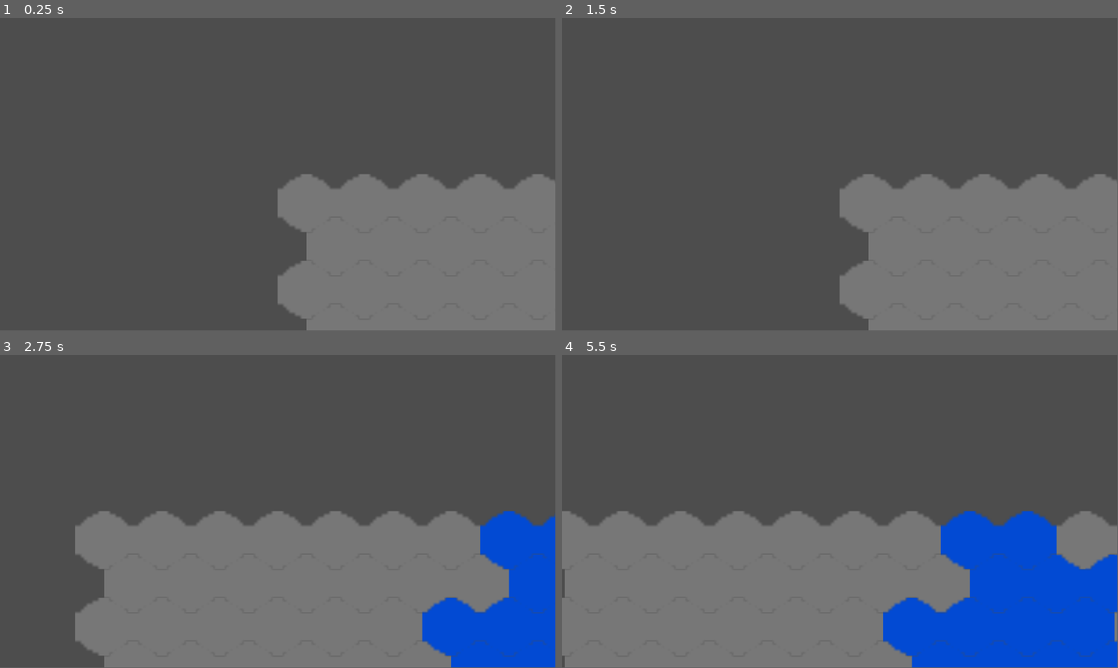
Above: before the commit, frames 1-4 (two rows, left to right).
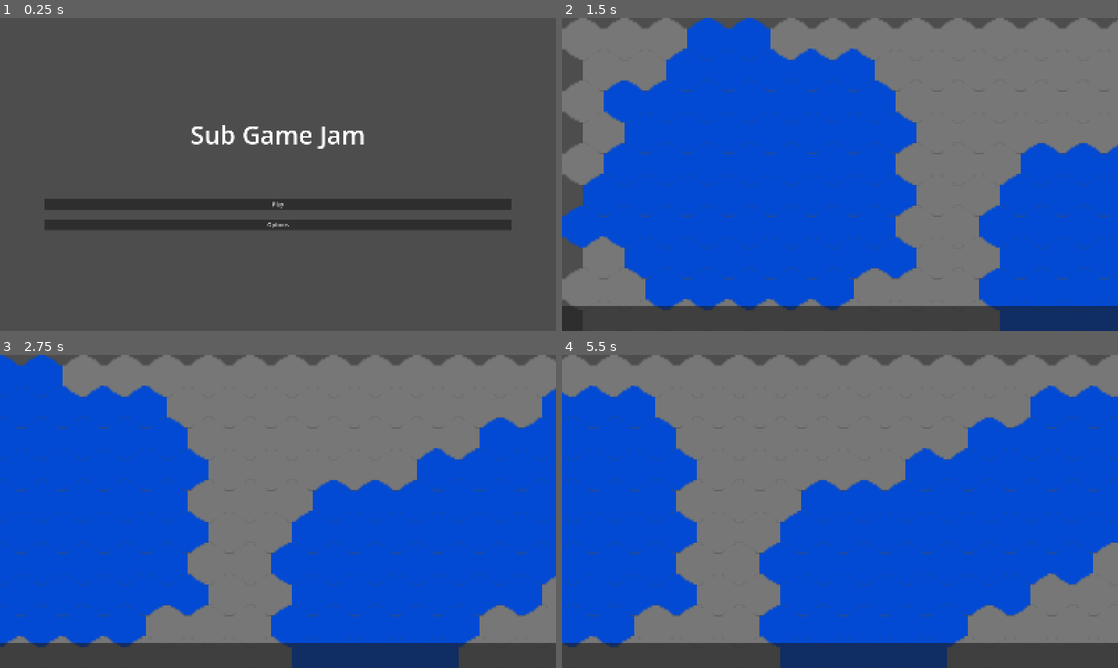
Above: after the commit, the same moments.

Repository: petervanderhook/subjam
Game: Godot game, scene res://scenes/scene_root.tscn
Two runs of this game, one before a commit and one after it. Both use one fixed random seed, a clock stepped at 60 frames per second and the inputs below.
Inputs (mouse positions are in pixels of both pictures, inside the frame that each line leads up to):
- Up to frame 1 (0.25 s): no input
- Up to frame 2 (1.5 s): click (840, 224) at 0.5 s, where only the run after the commit has a clickable "Options"; click (840, 202) at 1.25 s, where only the run after the commit has a clickable "Play"
- Up to frame 3 (2.75 s): tap Enter at 2 s; hold D (right) from 2.03 s (still down)
- Up to frame 4 (5.5 s): release D (right) at 2.78 s; hold Down (down) 2.78-3.53 s; hold D (right) 3.53-4.28 s; hold W (up) 4.28-5.03 s; hold A (left) from 5.03 s (still down)
In our replay, the window is 799x449 before the commit and 800x450 after it. These sizes can differ from the game's own. Grey fills any space a smaller window leaves; there, only what the larger window draws over its background counts as a difference.

The runs differ from the first frame. In frame 1, 26% of the frame differs, in the area x 8-100%, y 34-100%; in frame 2, 86%, in the area x 0-100%, y 0-100%; in frame 3, 86%; in frame 4, 84%.

Commit message:
Added main menu

Diff:
--- a/project.godot
+++ b/project.godot
@@ -14,6 +14,13 @@
 run/main_scene="uid://c1mcpb61yvowc"
 config/features=PackedStringArray("4.6", "GL Compatibility")
 config/icon="res://icon.svg"
+
+[display]
+
+window/size/viewport_width=1600
+window/size/viewport_height=900
+window/stretch/mode="canvas_items"
+window/stretch/aspect="expand"
 
 [input]
 
--- a/scenes/scene_root.tscn
+++ b/scenes/scene_root.tscn
@@ -1,9 +1,11 @@
 [gd_scene format=3 uid="uid://c1mcpb61yvowc"]
 
-[ext_resource type="PackedScene" uid="uid://cl2qmo7rqx08t" path="res://scenes/Level.tscn" id="1_3v20e"]
+[ext_resource type="Script" uid="uid://dvr1vytunetx6" path="res://scripts/root.gd" id="1_3p0gp"]
 [ext_resource type="Script" uid="uid://6rmgl7kiv23k" path="res://scripts/camera.gd" id="2_3p0gp"]
+[ext_resource type="Script" uid="uid://v7uavkltub48" path="res://scenes/ui.gd" id="2_tinwa"]
 
 [node name="SceneRoot" type="Node2D" unique_id=1510458766]
+script = ExtResource("1_3p0gp")
 
 [node name="Level" type="Control" parent="." unique_id=125486679]
 layout_mode = 3
@@ -11,34 +13,80 @@
 offset_right = 40.0
 offset_bottom = 40.0
 
-[node name="Level" parent="Level" unique_id=1153965306 instance=ExtResource("1_3v20e")]
+[node name="UI" type="CanvasLayer" parent="." unique_id=1631325564]
+script = ExtResource("2_tinwa")
 
-[node name="UI" type="Control" parent="." unique_id=1331545817]
+[node name="Menu" type="Control" parent="UI" unique_id=354010916]
 layout_mode = 3
 anchors_preset = 0
 offset_right = 40.0
 offset_bottom = 40.0
 
-[node name="Menu" type="Control" parent="UI" unique_id=354010916]
-anchors_preset = 0
-offset_right = 40.0
-offset_bottom = 40.0
+[node name="BoxContainer" type="BoxContainer" parent="UI/Menu" unique_id=312167599]
+custom_minimum_size = Vector2(150, 150)
+layout_mode = 0
+offset_left = 128.0
+offset_top = 64.0
+offset_right = 1472.0
+offset_bottom = 832.0
+alignment = 1
+vertical = true
+
+[node name="Title" type="RichTextLabel" parent="UI/Menu/BoxContainer" unique_id=1369818843]
+layout_mode = 2
+theme_override_font_sizes/normal_font_size = 72
+text = "Sub Game Jam
+"
+fit_content = true
+horizontal_alignment = 1
+
+[node name="HSeparator" type="HSeparator" parent="UI/Menu/BoxContainer" unique_id=1522605743]
+modulate = Color(1, 1, 1, 0)
+custom_minimum_size = Vector2(99.15, 127.9)
+layout_mode = 2
+
+[node name="Play" type="Button" parent="UI/Menu/BoxContainer" unique_id=980378486]
+layout_mode = 2
+text = "Play"
+
+[node name="HSeparator2" type="HSeparator" parent="UI/Menu/BoxContainer" unique_id=1125788971]
+modulate = Color(1, 1, 1, 0)
+custom_minimum_size = Vector2(0, 20)
+layout_mode = 2
+
+[node name="Options" type="Button" parent="UI/Menu/BoxContainer" unique_id=990007919]
+layout_mode = 2
+text = "Options"
 
 [node name="Options" type="Control" parent="UI" unique_id=1983912127]
+layout_mode = 3
 anchors_preset = 0
 offset_right = 40.0
 offset_bottom = 40.0
 
 [node name="GamePanel" type="Control" parent="UI" unique_id=170417734]
-anchors_preset = 0
-offset_right = 40.0
-offset_bottom = 40.0
-
-[node name="Camera" type="Control" parent="." unique_id=156723404]
 layout_mode = 3
 anchors_preset = 0
 offset_right = 40.0
 offset_bottom = 40.0
 
+[node name="Panel" type="Panel" parent="UI/GamePanel" unique_id=2066633506]
+layout_mode = 0
+offset_top = 828.0
+offset_right = 1600.0
+offset_bottom = 900.0
+
+[node name="Camera" type="Control" parent="." unique_id=156723404]
+layout_mode = 3
+anchors_preset = 0
+offset_left = 1152.0
+offset_top = 648.0
+offset_right = 1152.0
+offset_bottom = 648.0
+script = ExtResource("2_3p0gp")
+
 [node name="Camera2D" type="Camera2D" parent="Camera" unique_id=174825865]
-script = ExtResource("2_3p0gp")
+position = Vector2(-352, -198)
+
+[connection signal="pressed" from="UI/Menu/BoxContainer/Play" to="." method="_on_play_pressed"]
+[connection signal="pressed" from="UI/Menu/BoxContainer/Options" to="." method="_on_options_pressed"]
--- /dev/null
+++ b/scenes/ui.gd
@@ -0,0 +1,36 @@
+extends CanvasLayer
+
+var menu_ui
+var options_ui
+var game_panel
+
+
+func _ready():
+	menu_ui = $Menu
+	options_ui = $Options
+	game_panel = $GamePanel
+
+
+func clear_ui():
+	hide_menu()
+	hide_options()
+	hide_game_panel()
+
+
+func hide_menu():
+	menu_ui.visible = false
+
+func hide_options():
+	options_ui.visible = false
+
+func hide_game_panel():
+	game_panel.visible = false
+
+func show_menu():
+	menu_ui.visible = true
+
+func show_options():
+	options_ui.visible = true
+
+func show_game_panel():
+	game_panel.visible = true
--- a/scripts/camera.gd
+++ b/scripts/camera.gd
@@ -1,4 +1,4 @@
-extends Camera2D
+extends Control
 
 
 
--- /dev/null
+++ b/scripts/root.gd
@@ -0,0 +1,28 @@
+extends Node2D
+var level_node
+var ui_node
+var camera_node
+var level_scene = preload("res://scenes/Level.tscn")
+
+func _ready():
+	level_node = $Level
+	ui_node = $UI
+	camera_node = $Camera
+	ui_node.clear_ui()
+	ui_node.show_menu()
+
+
+
+func load_level():
+	var level = level_scene.instantiate()
+	level_node.add_child(level)
+
+
+func _on_play_pressed() -> void:
+	ui_node.clear_ui()
+	ui_node.show_game_panel()
+	load_level()
+
+
+func _on_options_pressed() -> void:
+	pass # Replace with function body.
Not shown, added: scenes/ui.gd.uid
Not shown, added: scripts/root.gd.uid
